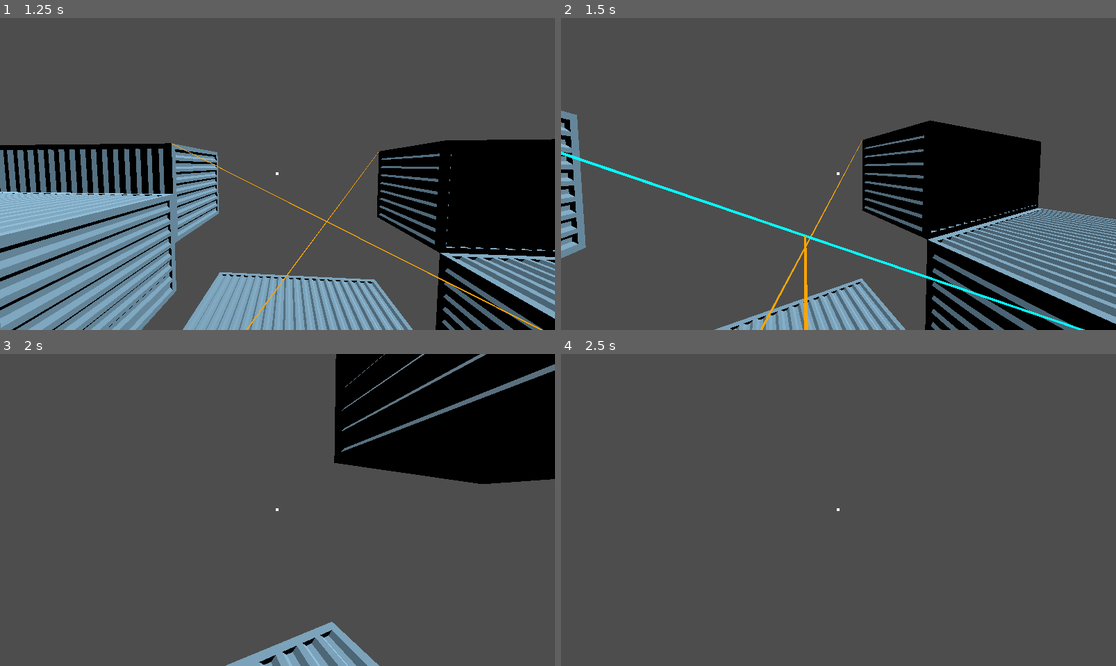
Above: before the commit, frames 1-4 (two rows, left to right).
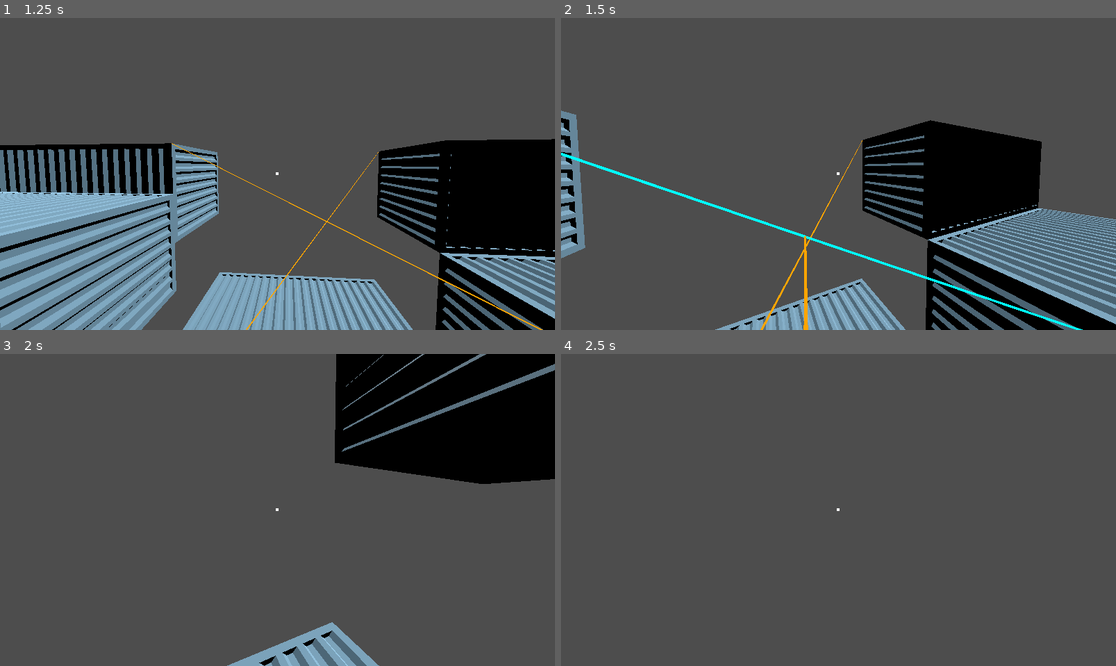
Above: after the commit, the same moments.

Repository: Alex-Fischman/Shipyard
Game: Godot game, scene res://Scenes/Main.tscn
Same seed, same stepped clock (60 frames per second), same inputs: the game is played once before the commit and once after it.
Inputs (mouse positions are in pixels of both pictures, inside the frame that each line leads up to):
- Up to frame 1 (1.25 s): tap Enter at 0.5 s; move the mouse to (271, 180) at 0.52 s; hold W (move_forward) from 0.53 s (still down); click (271, 180) at 0.67 s; tap Space (jump) at 0.77 s
- Up to frame 2 (1.5 s): keep holding W (move_forward); move the mouse to (877, 177) at 1.27 s; click (877, 177) at 1.42 s
- Up to frame 3 (2 s): keep holding W (move_forward); tap Space (jump) at 1.52 s
- Up to frame 4 (2.5 s): keep holding W (move_forward); move the mouse to (794, 506) at 2.02 s; click (794, 506) at 2.17 s

Frame 1 is identical in both runs. In frame 2, 1.2% of the frame differs, in the area x 0-100%, y 29-100%; in frame 3, 0.2%; in frame 4, nothing differs.

Commit message:
Add rope length maximum

Diff:
--- a/Scripts/Player.gd
+++ b/Scripts/Player.gd
@@ -13,6 +13,7 @@
 var grapple_rope: Node3D = null
 var grapple_point: Vector3
 var rope_slip_velocity: float
+var rope_length: float
 
 func _physics_process(delta: float) -> void:
 	var MOVE_SPEED: float = JUMP_DIST / JUMP_TIME
@@ -47,9 +48,14 @@
 				self.get_tree().get_root().add_child(grapple_rope)
 				grapple_point = ROPE_CAST.get_collision_point(0)
 				rope_slip_velocity = 0
+				rope_length = self.global_position.distance_to(grapple_point)
 
 		if current_target != null:
 			grapple_point = compute_grapple_point(delta)
+
+			var distance: float = self.global_position.distance_to(grapple_point)
+			if distance > rope_length:
+				self.global_position = self.global_position.move_toward(grapple_point, distance - rope_length)
 
 			current_target.get_node("StaticBody3D").call("targeted")
 			var a: Node3D = grapple_rope.get_node("A")
